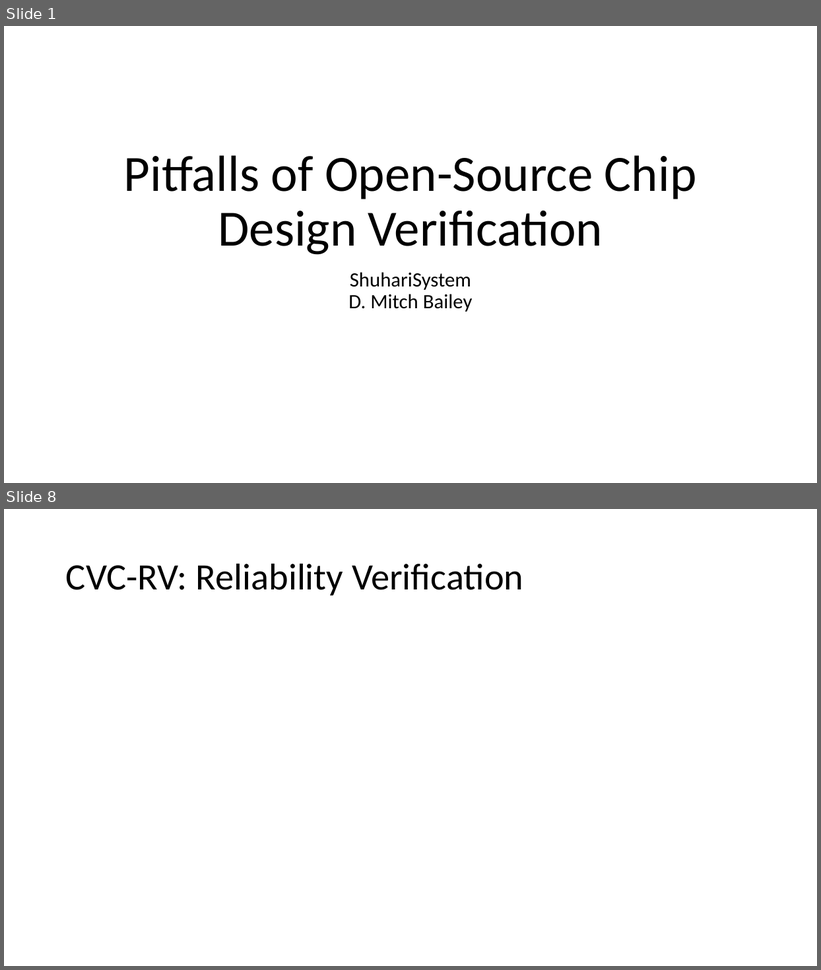
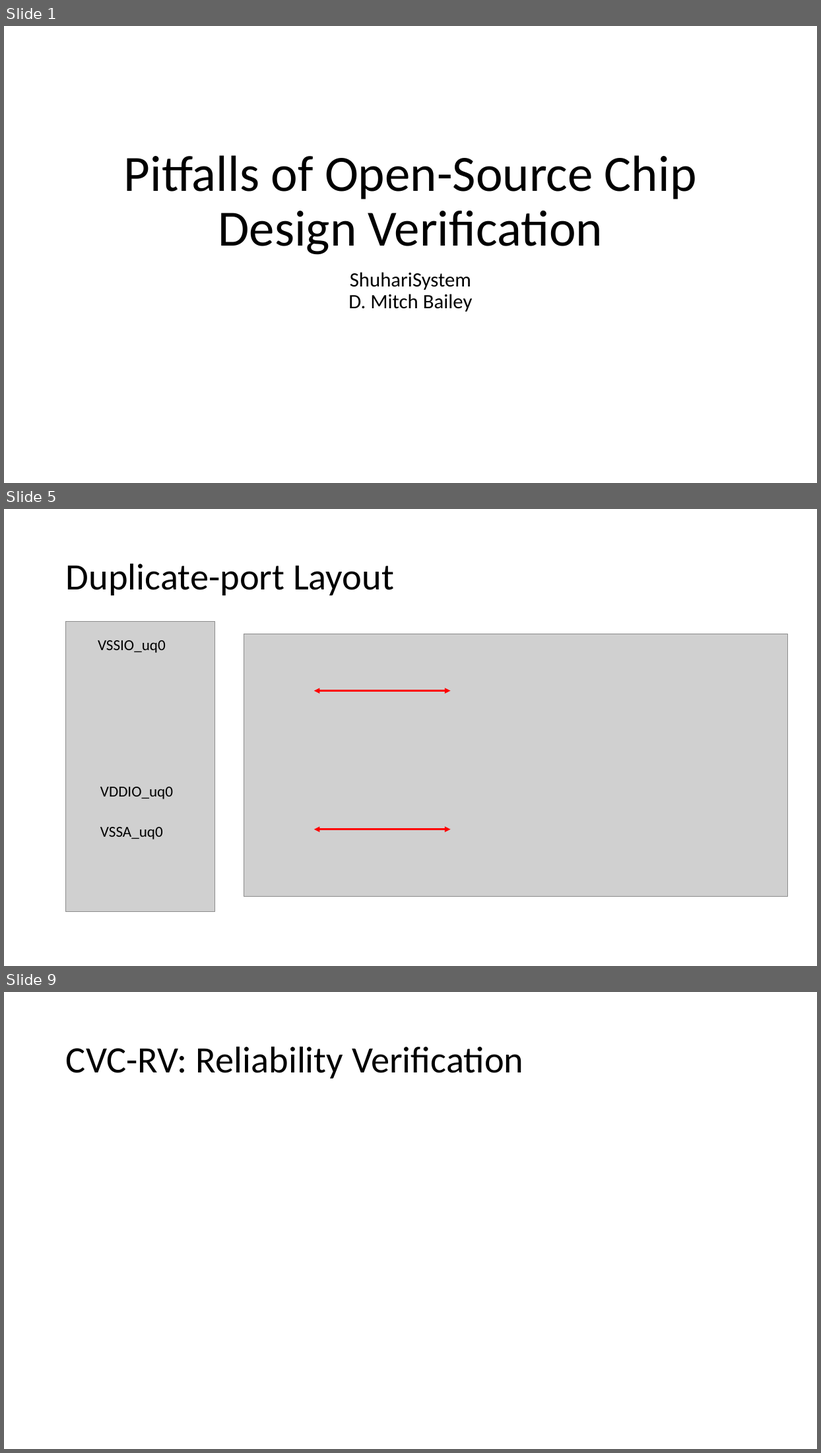
Before and after one commit to msaligane/US_Japan_Semiconductor_Workshop, a slide deck: Day 2 - 1505 - Pitfalls of Open-Source Chip Design Verification/Japan-US-Workshop-Bailey.pptx. Shown one above the other, each under a label of ours: slides 1 and 8 before the commit, slides 1, 5 and 9 after it; the slides between them are not shown. The pictures are 821x970 and 821x1453 pixels, drawn with LibreOffice and Linux fonts; fonts in the diff are those of the drawing; grey boxes stand for pictures. Boxes give left, top, right and bottom in pixels: in the first picture for what was removed or moved away, otherwise in the second. Text is boxed around its words. In the diff, an @@ line names an element or a change of style, - is before the commit and + after.

```diff
--- a/Day 2 - 1505 - Pitfalls of Open-Source Chip Design Verification/Japan-US-Workshop-Bailey.pptx
+++ b/Day 2 - 1505 - Pitfalls of Open-Source Chip Design Verification/Japan-US-Workshop-Bailey.pptx
@@ slide 5 added at box(4, 509, 817, 966), background #FFFFFF @@
@@ title added at box(66, 563, 394, 595), 44 pt, text #000000 @@
+Duplicate-port Layout
@@ picture added at box(65, 622, 215, 912) @@
@@ text added at box(98, 640, 166, 653), 18 pt, text #000000 @@
+VSSIO_uq0
@@ picture added at box(244, 634, 789, 897) @@
@@ double arrow added from (314, 691) to (451, 691), #FF0000 2.25 pt @@
@@ text added at box(100, 787, 173, 799), 18 pt, text #000000 @@
+VDDIO_uq0
@@ text added at box(100, 827, 163, 840), 18 pt, text #000000 @@
+VSSA_uq0
@@ double arrow added from (314, 830) to (451, 830), #FF0000 2.25 pt @@
@@ what was slide 8 is now slide 9 @@
```
Also in this commit, not shown: 4 slides changed, 2 other slides added, 2 slides removed.
